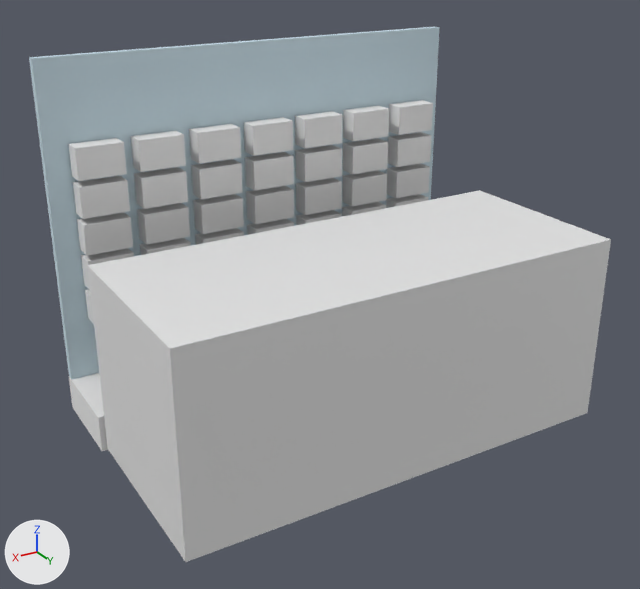
The Blender file theroom/excersizes/souvenirbutik/reol5.blend: old version first, new version second.
Rendered twice from a camera (50 mm lens) standing at (4.46, 8.29, 5.04) and looking at (0.18, 1.17, 1.48). Lighting does not change. The marker at lower left points along +X, +Y and +Z.
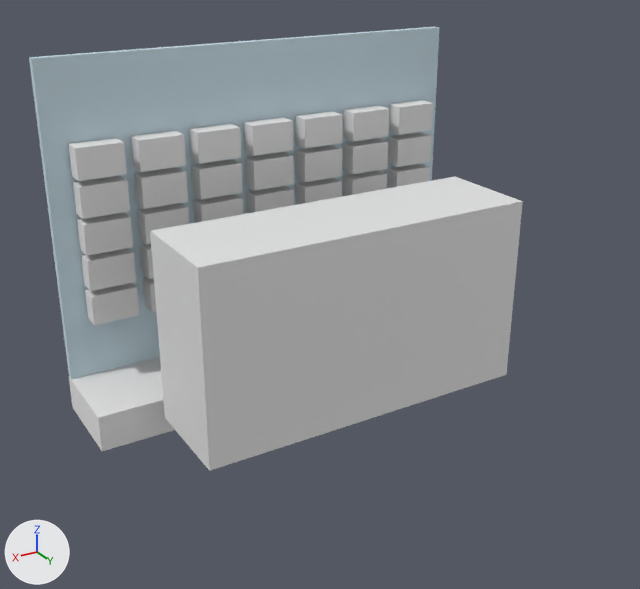
What differs and where, as boxes [x1, y1, x2, y2] in the pictures (640 x 589 px):
'front.zone', moved, rescaled (29% narrower, 21% shorter)
    before: [87, 190, 611, 562]
    after: [150, 177, 523, 471]
'Cube.004', unchanged, uncovered by the edit
    before: [69, 373, 108, 451]
    after: [69, 358, 175, 451]

Edits to the bpy script that builds the scene:
```text
Change ob_front_zone:
    ob_front_zone.location: (0.0, 1.6, 1.04) -> (0.0, 1.35, 1.34)
    ob_front_zone.scale: (2.35, 1.0, 1.0) -> (1.8, 0.543, 1.0)
```
